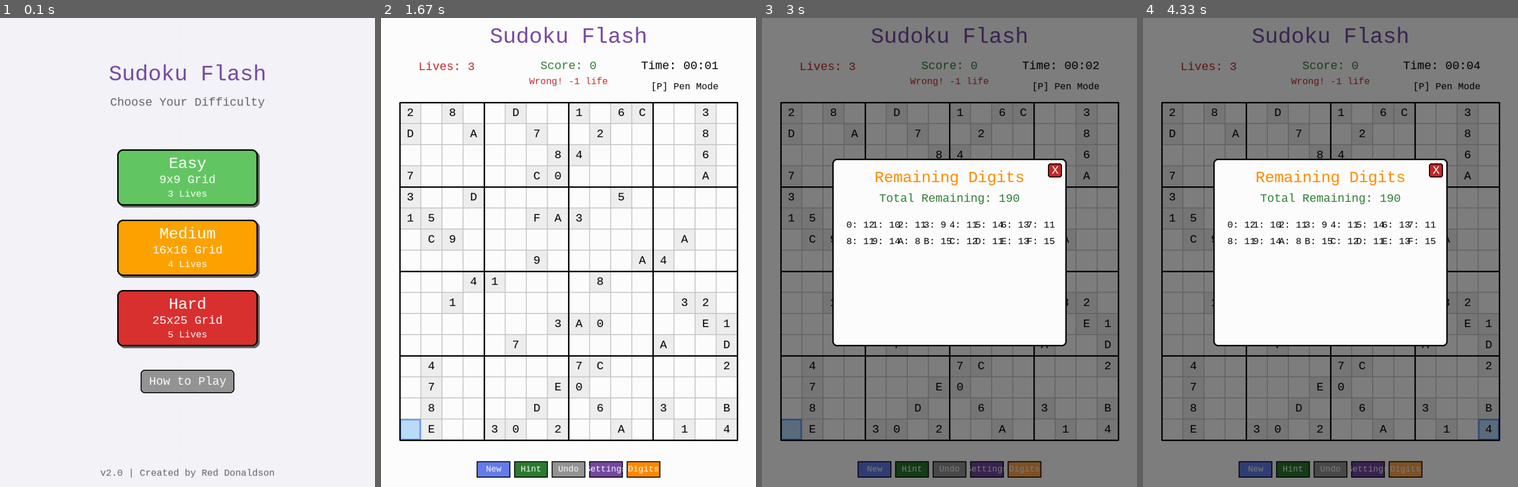
Above: before the commit, frames 1-4 (left to right).
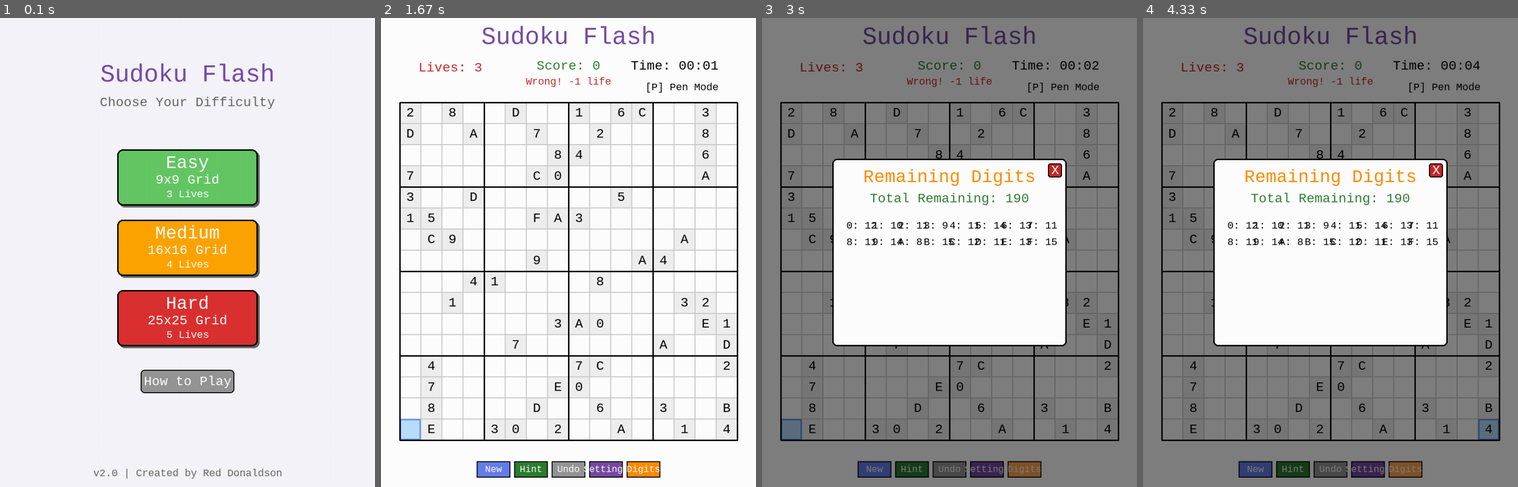
Above: after the commit, the same moments.

Repository: dbdonaldson50/PyGame-Sudoku-Flood
Game: pygame game, started from sudoku_flash.py
Two runs of this game, one before a commit and one after it. Both use one fixed random seed, a clock stepped at 60 frames per second and the inputs below.
Inputs (mouse positions are in pixels of both pictures, inside the frame that each line leads up to):
- Up to frame 1 (0.1 s): no input
- Up to frame 2 (1.67 s): click (568, 252) at 0.38 s; hold Right 0.67-1.13 s; hold Up 1.17-1.47 s; tap A at 1.5 s
- Up to frame 3 (3 s): hold Right 1.83-2.3 s; hold Left 2.33-2.87 s; click "Digits" at 2.95 s
- Up to frame 4 (4.33 s): hold Down 3.23-3.53 s; hold Left 3.57-3.97 s; hold Up from 4 s (still down); tap A at 4.15 s

The runs differ from the first frame. In frame 1, 3.1% of the frame differs, in the area x 25-76%, y 9-99%; in frame 2, 2.9%; in frame 3, 3.9%, in the area x 6-94%, y 1-98%; in frame 4, 3.9%.

Commit message:
Enforce absolute font consistency: Switch to Courier New for perfect monospace
- Changed FONT_NAME from 'ubuntumono' to 'couriernew'
- Testing revealed Ubuntu Mono has variable widths (5-18px) in Pygame
- Courier New provides perfect monospace: all characters exactly 17px wide
- Added explicit bold=False, italic=False to all font creation
- Added test_font_consistency.py script to verify character widths
- All fonts now guaranteed to render with identical character widths

This ensures digits and letters look identical when next to each other,
solving the text rendering inconsistency issue.

Author: Red Donaldson
Date: March 14, 2026

Diff:
--- /dev/null
+++ b/scripts/test_font_consistency.py
@@ -0,0 +1,33 @@
+#!/usr/bin/env python3
+"""Test font character width consistency"""
+
+import sys
+sys.path.insert(0, 'src')
+import pygame
+from constants import FONT_NAME, FONT_SIZES
+
+pygame.init()
+
+# Test the font we're now using
+font = pygame.font.SysFont(FONT_NAME, 28, bold=False, italic=False)
+print(f'Testing font: {FONT_NAME}')
+
+# Test character widths
+test_chars = '0123456789ABCDEFGHIJKLMNOPQRSTUVWXYZabcdefghijklmnopqrstuvwxyz'
+widths = {}
+for char in test_chars:
+    width = font.size(char)[0]
+    widths[char] = width
+
+unique_widths = set(widths.values())
+print(f'\nCharacter width analysis:')
+print(f'Unique widths: {sorted(unique_widths)}')
+print(f'Min: {min(widths.values())}px, Max: {max(widths.values())}px')
+
+if len(unique_widths) == 1:
+    print(f'✅ PERFECT: All characters are exactly {list(unique_widths)[0]}px wide')
+else:
+    print(f'⚠️  WARNING: Characters have {len(unique_widths)} different widths')
+
+pygame.quit()
+print('\n✅ Font consistency test complete')
--- a/src/constants.py
+++ b/src/constants.py
@@ -36,8 +36,12 @@
 BUTTON_ORANGE = (255, 140, 0)  # Orange color for remaining digits button
 
 # Font settings
-FONT_NAME = 'ubuntumono'
-FONT_FALLBACK = 'monospace'
+# CRITICAL: Use true monospace fonts to ensure consistent character widths
+# All digits and letters MUST have identical widths for proper alignment
+# Testing shows Courier New provides perfect monospace consistency in Pygame
+FONT_NAME = 'couriernew'          # Primary: Courier New (true monospace)
+FONT_FALLBACK = 'monospace'       # Fallback: Generic monospace
+# Note: ubuntumono has variable widths in Pygame (5-18px), avoid for grid display
 FONT_SIZES = {
     'title': 52,
     'large': 38,
--- a/src/sudoku_game.py
+++ b/src/sudoku_game.py
@@ -49,20 +49,21 @@
         self.YELLOW = YELLOW
 
         # Try to load Ubuntu Mono font, fallback to monospace
-        # All fonts without bold to ensure consistent character sizing
+        # All fonts without bold and explicitly monospaced for consistent character sizing
+        # Using bold=False and italic=False to ensure uniform rendering
         try:
-            self.title_font = pygame.font.SysFont(FONT_NAME, FONT_SIZES['title'])
-            self.large_font = pygame.font.SysFont(FONT_NAME, FONT_SIZES['large'])
-            self.medium_font = pygame.font.SysFont(FONT_NAME, FONT_SIZES['medium'])
-            self.small_font = pygame.font.SysFont(FONT_NAME, FONT_SIZES['small'])
-            self.button_font = pygame.font.SysFont(FONT_NAME, FONT_SIZES['button'])
+            self.title_font = pygame.font.SysFont(FONT_NAME, FONT_SIZES['title'], bold=False, italic=False)
+            self.large_font = pygame.font.SysFont(FONT_NAME, FONT_SIZES['large'], bold=False, italic=False)
+            self.medium_font = pygame.font.SysFont(FONT_NAME, FONT_SIZES['medium'], bold=False, italic=False)
+            self.small_font = pygame.font.SysFont(FONT_NAME, FONT_SIZES['small'], bold=False, italic=False)
+            self.button_font = pygame.font.SysFont(FONT_NAME, FONT_SIZES['button'], bold=False, italic=False)
         except:
-            # Fallback to monospace
-            self.title_font = pygame.font.SysFont(FONT_FALLBACK, FONT_SIZES['title'])
-            self.large_font = pygame.font.SysFont(FONT_FALLBACK, FONT_SIZES['large'])
-            self.medium_font = pygame.font.SysFont(FONT_FALLBACK, FONT_SIZES['medium'])
-            self.small_font = pygame.font.SysFont(FONT_FALLBACK, FONT_SIZES['small'])
-            self.button_font = pygame.font.SysFont(FONT_FALLBACK, FONT_SIZES['button'])
+            # Fallback to monospace with same explicit settings
+            self.title_font = pygame.font.SysFont(FONT_FALLBACK, FONT_SIZES['title'], bold=False, italic=False)
+            self.large_font = pygame.font.SysFont(FONT_FALLBACK, FONT_SIZES['large'], bold=False, italic=False)
+            self.medium_font = pygame.font.SysFont(FONT_FALLBACK, FONT_SIZES['medium'], bold=False, italic=False)
+            self.small_font = pygame.font.SysFont(FONT_FALLBACK, FONT_SIZES['small'], bold=False, italic=False)
+            self.button_font = pygame.font.SysFont(FONT_FALLBACK, FONT_SIZES['button'], bold=False, italic=False)
 
         # Board settings (will be updated per difficulty)
         self.BOARD_SIZE = 720
@@ -258,13 +259,14 @@
         pencil_slot_size = cell_size / self.box_size
         pencil_size = int(pencil_slot_size * 0.68)  # 68% of slot size for spacing
 
-        # Both fonts without bold to ensure consistent character sizing
+        # Both fonts explicitly non-bold, non-italic for consistent character sizing
+        # Critical: monospace fonts ensure all characters have identical widths
         try:
-            self.cell_font = pygame.font.SysFont(FONT_NAME, font_size)
-            self.pencil_font = pygame.font.SysFont(FONT_NAME, pencil_size)
+            self.cell_font = pygame.font.SysFont(FONT_NAME, font_size, bold=False, italic=False)
+            self.pencil_font = pygame.font.SysFont(FONT_NAME, pencil_size, bold=False, italic=False)
         except:
-            self.cell_font = pygame.font.SysFont(FONT_FALLBACK, font_size)
-            self.pencil_font = pygame.font.SysFont(FONT_FALLBACK, pencil_size)
+            self.cell_font = pygame.font.SysFont(FONT_FALLBACK, font_size, bold=False, italic=False)
+            self.pencil_font = pygame.font.SysFont(FONT_FALLBACK, pencil_size, bold=False, italic=False)
 
     def new_game(self):
         """Start a new game"""
